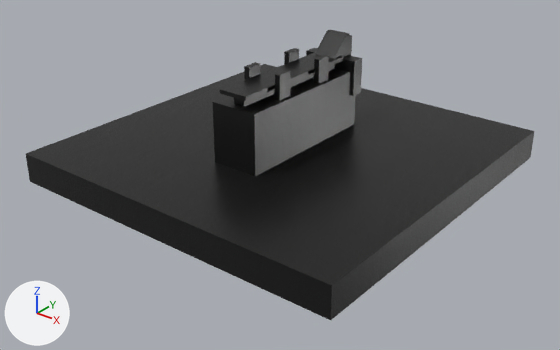
Two versions of the glTF model models/PBR/Pallet.glb, one commit apart.
Rendered twice from a 50 mm camera at (0.219, -0.28, 0.168) aimed at (0.005, -0.013, 0.003). The lights are fixed; the arrows at lower left show +X, +Y and +Z. Where no turn or scale is listed for an object, it has been applied to the vertices.

Objects in the first picture: 'Pallet_001', 'Pallet_002', 'Pallet_003', 'Pallet_004', 'Pallet_005', 'Pallet_006', 'Pallet_007', 'Pallet_008', 'Pallet_009'.
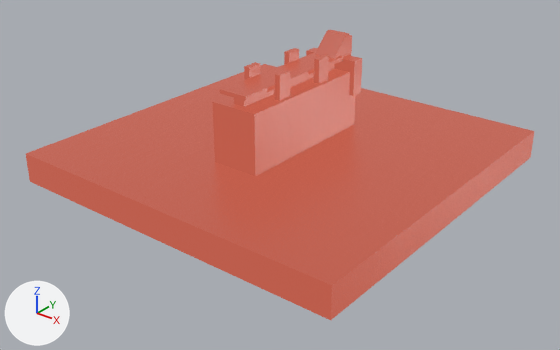
Commit message: pallet color

Where the change shows, as pixel boxes [x1, y1, x2, y2] in the pictures (560 x 350 px):
'Pallet_001', recoloured (black to red)
    both: [26, 64, 534, 320]
'Pallet_002', recoloured (grey to pink)
    both: [212, 69, 355, 176]
'Pallet_008', recoloured (grey to red)
    both: [220, 30, 350, 101]
'Pallet_009', recoloured (grey to pink)
    both: [234, 48, 362, 107]
'Pallet_003', recoloured (grey to pink)
    both: [275, 70, 291, 101]
'Pallet_005', recoloured (grey to pink)
    both: [314, 55, 329, 84]
'Pallet_007', recoloured (grey to pink)
    both: [244, 62, 260, 80]
'Pallet_004', recoloured (grey to pink)
    both: [284, 48, 299, 64]
'Pallet_006', recoloured
    both: [349, 35, 352, 56]

What changed in the scene script:
```text
Change mat_black_paint:
    where n0 = _N.new('ShaderNodeBsdfPrincipled'); n0.name = 'Principled BSDF'
    add n0.inputs[27].default_value = (0.499, 0.101, 0.0638, 1.0)  # 'Emission Color', red #bb5947
    add n0.inputs[28].default_value = 1.0  # 'Emission Strength'
    add n7 = _N.new('ShaderNodeMix'); n7.name = 'Mix'
    add n7.data_type = 'RGBA'
    add n7.blend_type = 'MULTIPLY'
    add n7.inputs[0].default_value = 1.0  # 'Factor'
    add n7.inputs[7].default_value = (0.017, 0.022, 0.0546, 1.0)  # 'B', dark blue #232942
    where n2 = _N.new('ShaderNodeTexImage'); n2.name = 'Image Texture'
    remove _L.new(n2.outputs[0], n0.inputs[0])  # 'Color' to 'Base Color'
    add _L.new(n7.outputs[2], n0.inputs[0])  # 'Result' to 'Base Color'
    add _L.new(n2.outputs[0], n7.inputs[6])  # 'Color' to 'A'
```
